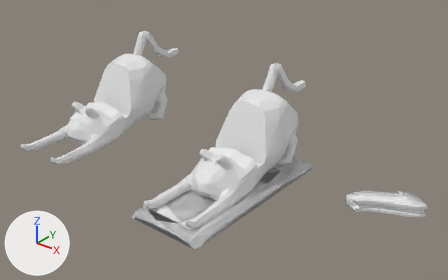
One commit to the Blender file cat_phone_stand/stand_with_hole.blend: the scene before it, then after it.
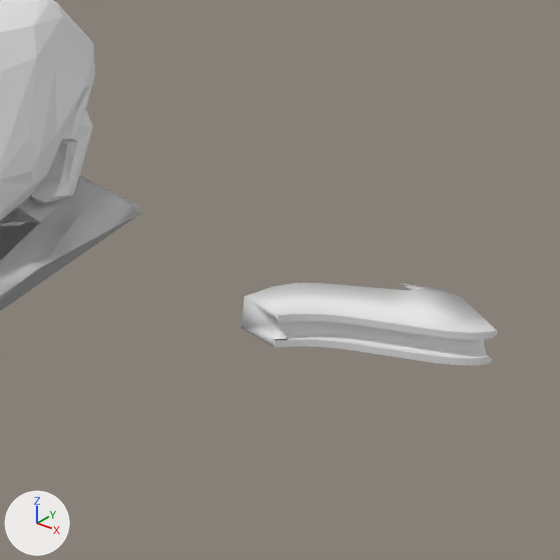
Each version appears first whole from a 50 mm lens placed at (285.0, -384.0, 262.5), pointed at (-15.3, -8.6, 29.8), and next in a close-up on the part from 60% to 100% of the width and 36% to 100% of the height. The lights are fixed; the arrows at lower left show +X, +Y and +Z.

In view in the first close-up: 'Cube.008', 'iPhone stand cat.003', 'iPhone stand cat.004'.
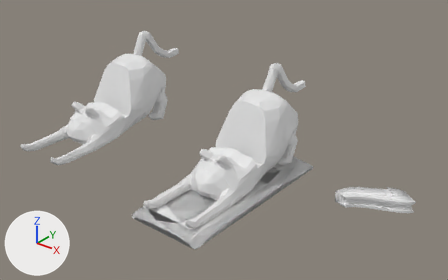
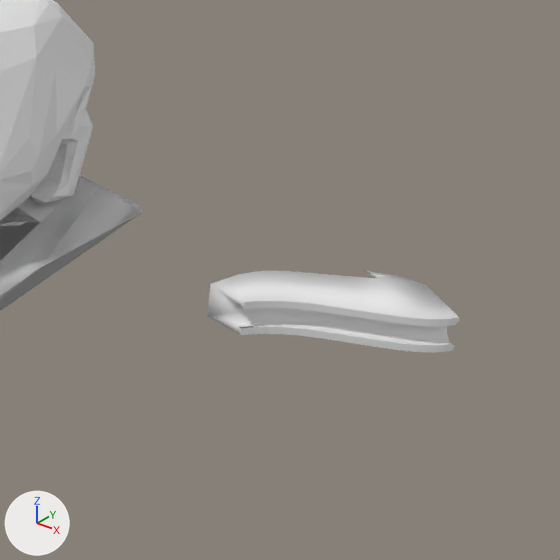
Boxes [x1, y1, x2, y2] around the edits, measured in the close-ups (560 x 560 px):
'iPhone stand cat.004', moved
    before: [241, 283, 497, 365]
    after: [208, 270, 459, 352]

Patch to the scene script:
```diff
--- a/cat_phone_stand/stand_with_hole.blend.py
+++ b/cat_phone_stand/stand_with_hole.blend.py
@@ ob_iphone_stand_cat_004 @@
 ob_iphone_stand_cat_004 = bpy.data.objects.new('iPhone stand cat.004', me_iphone_stand_cat_007)
-ob_iphone_stand_cat_004.location = (88.5, 0.0, 0.0)
+ob_iphone_stand_cat_004.location = (78.7, 0.0, 0.0)
 ob_iphone_stand_cat_004.rotation_euler = (0.0, 1.571, 0.0)  # degrees (0, 90, 0)
```
